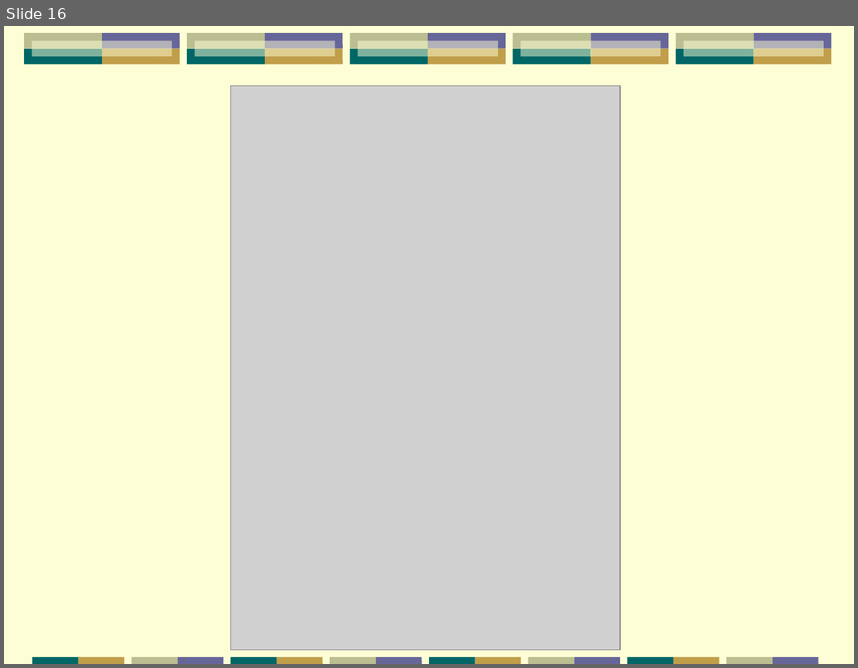
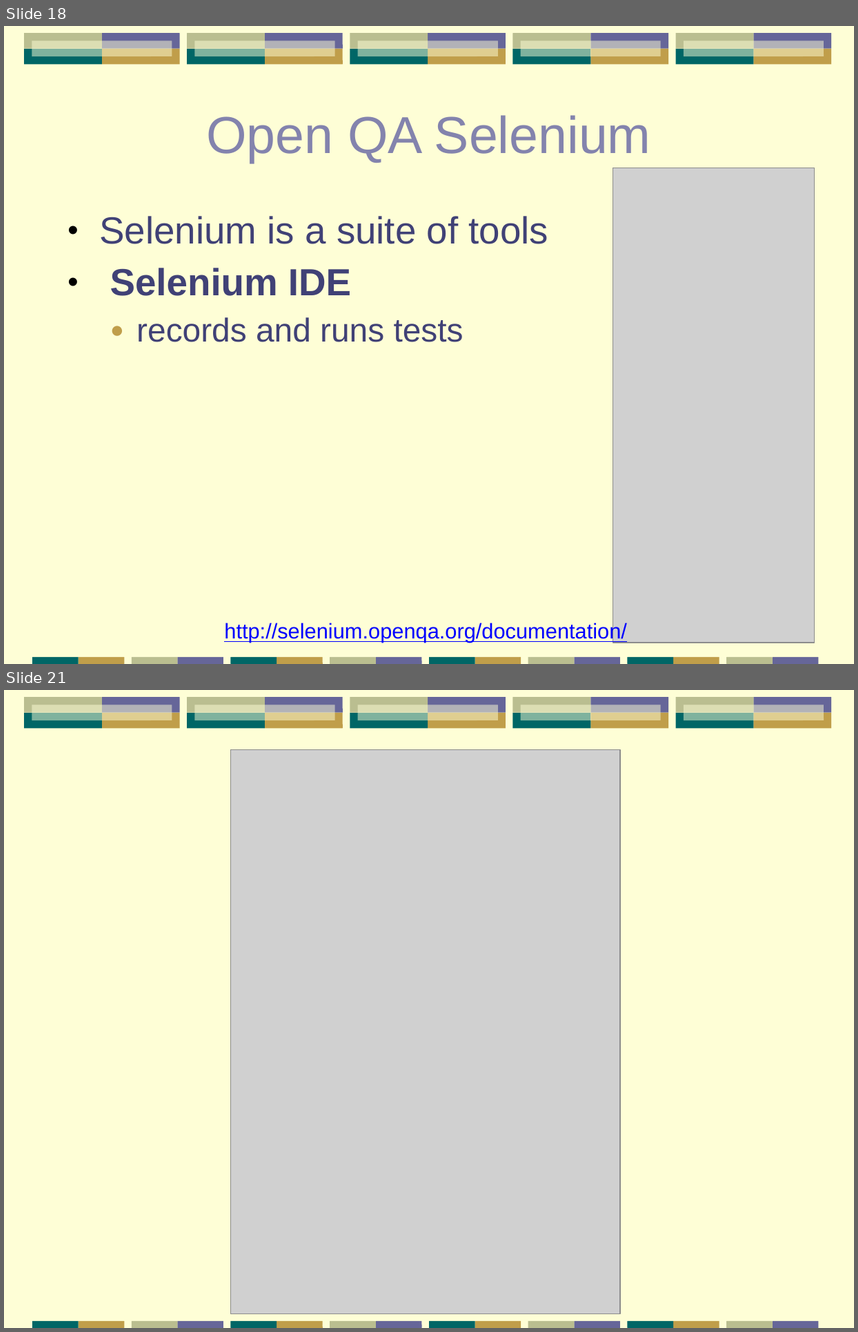
Before and after one commit to papuapost/yazaar, a slide deck: articles/testing-tools/testing-apps.ppt. Shown one above the other, each under a label of ours: slide 16 before the commit, slides 18 and 21 after it; the slides between them are not shown. The pictures are 858x668 and 858x1332 pixels, drawn with LibreOffice and Linux fonts; fonts in the diff are those of the drawing; grey boxes stand for pictures. Boxes give left, top, right and bottom in pixels: in the first picture for what was removed or moved away, otherwise in the second. Text is boxed around its words. In the diff, an @@ line names an element or a change of style, - is before the commit and + after.

```diff
--- a/articles/testing-tools/testing-apps.ppt
+++ b/articles/testing-tools/testing-apps.ppt
@@ slide 18 added at [4, 26, 854, 664], background #FEFED6; not listed: 41 template elements that a slide beside it also shows @@
@@ title added at [206, 115, 651, 163], 44 pt, text #8383AD @@
+Open QA Selenium
@@ picture added at [613, 168, 814, 642] @@
@@ text added at [99, 216, 549, 342], 32 pt, text #404176 @@
+• Selenium is a suite of tools
+• Selenium IDE
+  ● records and runs tests
@@ text added at [224, 621, 627, 642], 18 pt, text #0000FF, underline @@
+http://selenium.openqa.org/documentation/
@@ what was slide 16 is now slide 21 @@
```
Also in this commit, not shown: 21 slides changed, 11 other slides added, 4 slides removed, 1 other file.
